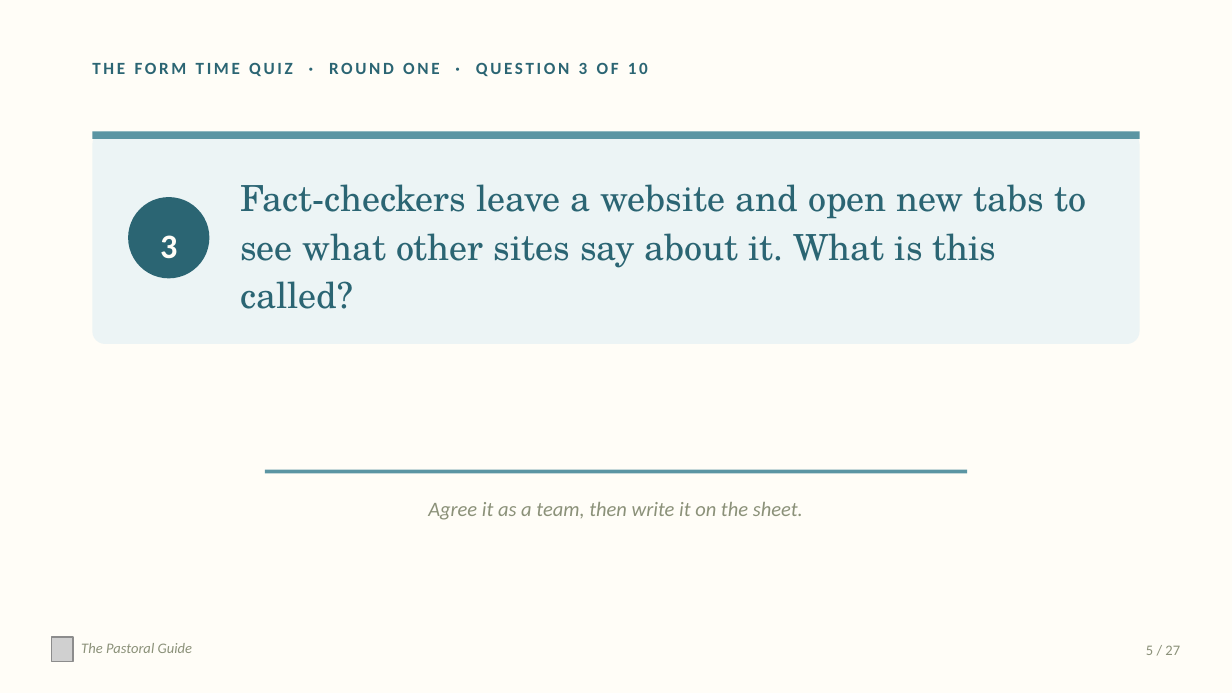
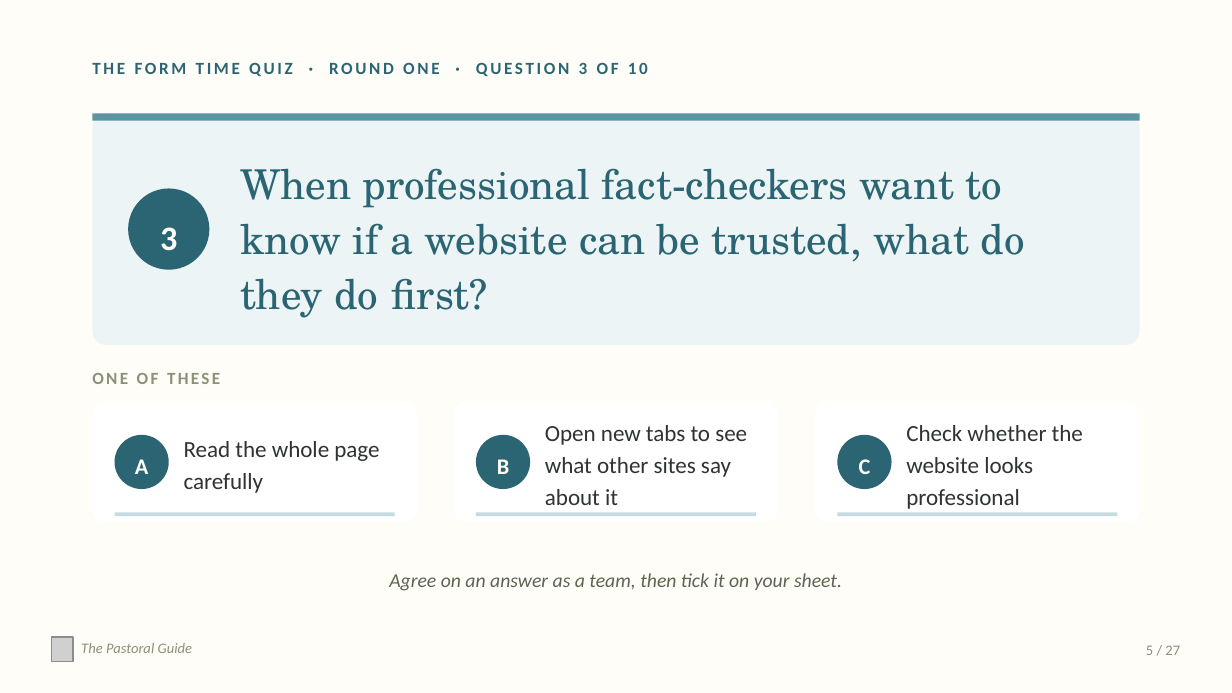
Before and after one commit to thepastoralguide/thepastoralguide.github.io, a slide deck: slide 5 of morning-registration-activities/form-time-quiz/downloads/Form_Time_Quiz_Volume_Two_Year_10_and_11.pptx. Drawn at 1232x693 pixels with LibreOffice and Linux fonts; fonts in the diff are those of the drawing; grey boxes stand for pictures. Boxes give left, top, right and bottom in pixels: in the first picture for what was removed or moved away, otherwise in the second. Text is boxed around its words. In the diff, an @@ line names an element or a change of style, - is before the commit and + after.

Commit message:
Form Time Quiz Volume Three, reworded Volumes One and Two with blank answer sheets, general sign-up wording

```diff
--- a/morning-registration-activities/form-time-quiz/downloads/Form_Time_Quiz_Volume_Two_Year_10_and_11.pptx
+++ b/morning-registration-activities/form-time-quiz/downloads/Form_Time_Quiz_Volume_Two_Year_10_and_11.pptx
@@ rounded rectangle: place and size @@
-rounded rectangle at (92,132,1140,345)
+rounded rectangle at (92,113,1140,345)
@@ rectangle: place and size @@
-rectangle at (92,132,1140,139)
+rectangle at (92,113,1140,121)
@@ text added at (240,168,1025,318), 24 pt, text #2B6573 @@
+When professional fact-checkers want to know if a website can be trusted, what do they do first?
@@ text "3": place and size @@
-text "3" at (160,235,177,259)
+text "3" at (160,227,177,251)
@@ ellipse: place and size @@
-ellipse at (128,197,209,278)
+ellipse at (128,188,209,270)
@@ text added at (92,373,220,384), 10 pt, text #8B9179, bold @@
+ONE OF THESE
@@ rounded rectangle added at (92,402,416,522), fill #FFFFFF @@
@@ rounded rectangle added at (453,402,777,522), fill #FFFFFF @@
@@ rounded rectangle added at (816,402,1140,522), fill #FFFFFF @@
@@ ellipse added at (115,435,169,489), fill #2B6573 @@
@@ text added at (184,441,379,493), 13.5 pt, text #2E3436 @@
+Read the whole page carefully
@@ ellipse added at (476,435,530,489), fill #2B6573 @@
@@ text at (545,425,747,505): text changed; size 21 to 13.5 pt; font TeX Gyre Schola to Calibri; text colour #2B6573 to #2E3436 @@
-Fact-checkers leave a website and open new tabs to see what other sites say about it. What is this called?
+Open new tabs to see what other sites say about it
@@ text "Open new tabs to see ..." at (545,425,747,505): vertical alignment top to middle @@
@@ ellipse added at (838,435,892,489), fill #2B6573 @@
@@ text added at (906,425,1083,509), 13.5 pt, text #2E3436 @@
+Check whether the website looks professional
@@ text added at (135,459,148,474), 13 pt, text #FFFDF7, bold @@
+A
@@ rectangle removed at (265,469,967,473) @@
@@ text added at (497,459,509,474), 13 pt, text #FFFDF7, bold @@
+B
@@ text added at (859,459,871,474), 13 pt, text #FFFDF7, bold @@
+C
@@ rectangle added at (115,513,394,516), fill #C4DCE1 @@
@@ rectangle added at (476,513,755,516), fill #C4DCE1 @@
@@ rectangle added at (838,513,1117,516), fill #C4DCE1 @@
@@ text at (389,573,842,591): text changed; size 12 to 11.5 pt; text colour #8B9179 to #5C6552 @@
-Agree it as a team, then write it on the sheet.
+Agree on an answer as a team, then tick it on your sheet.
```
Also in this commit, not shown: 17 other slides changed, 24 other files.
